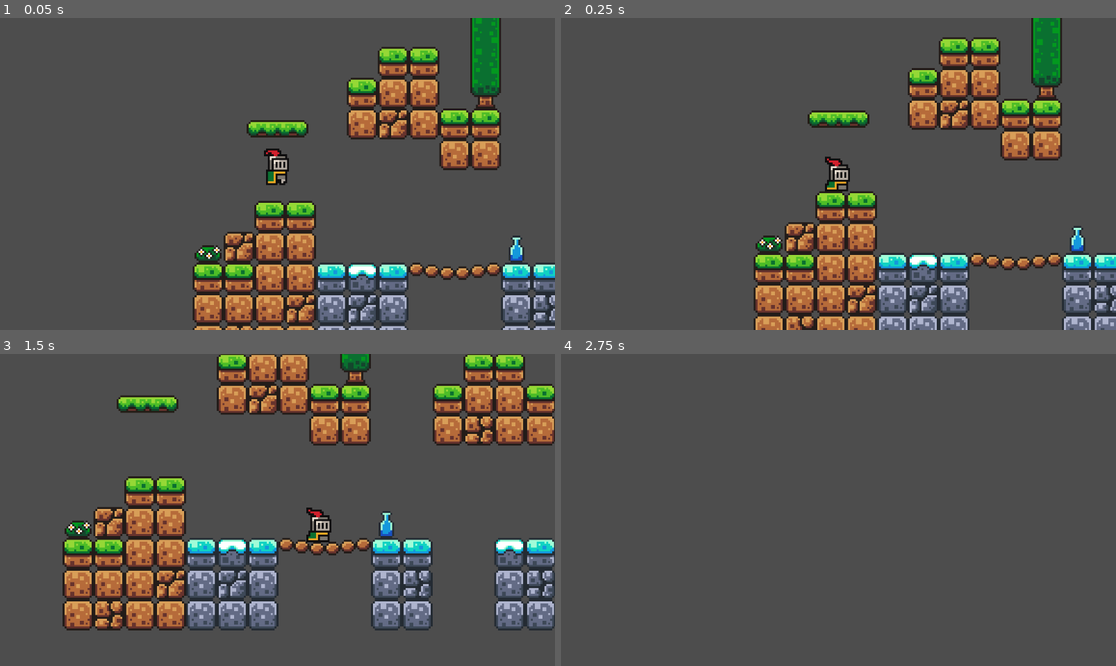
Above: before the commit, frames 1-4 (two rows, left to right).
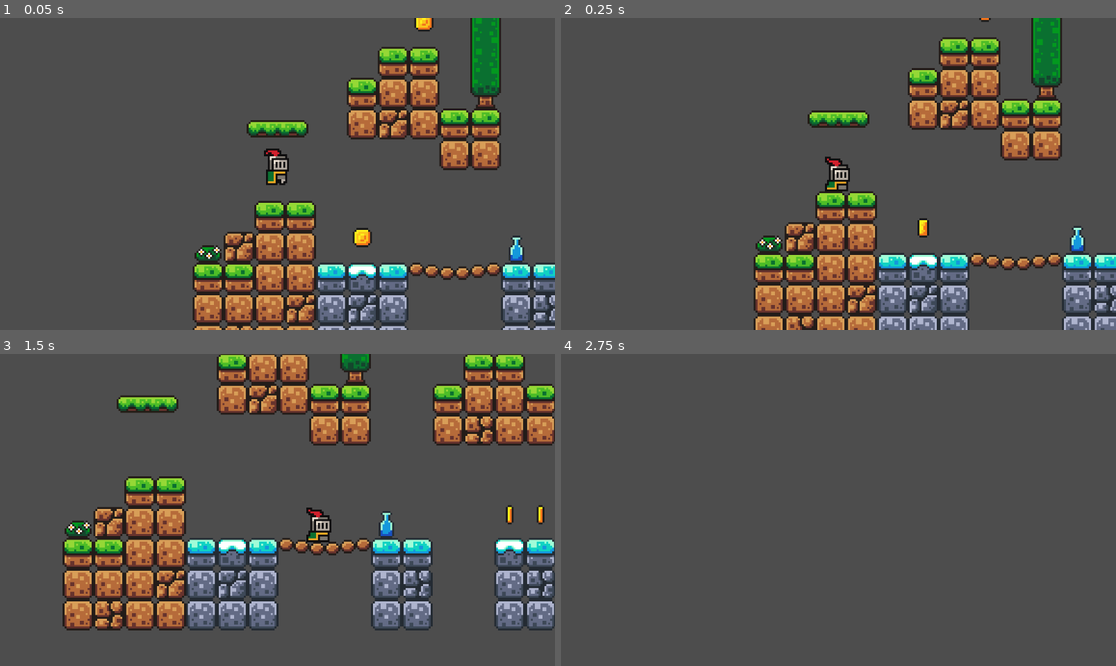
Above: after the commit, the same moments.

Repository: mightynumber2/godot-first-game
Game: Godot game, scene res://scenes/game.tscn
The game is run twice, just before and just after one commit, with the same random seed, the same clock (stepped at 60 frames per second) and the same inputs.
Inputs:
- Up to frame 1 (0.05 s): no input
- Up to frame 2 (0.25 s): no input
- Up to frame 3 (1.5 s): tap Enter (ui_accept) at 0.5, 0.77 s; hold Right (ui_right) from 0.53 s (still down)
- Up to frame 4 (2.75 s): tap Enter (ui_accept) at 1.52 s; release Right (ui_right) at 2.03 s; hold Left (ui_left) from 2.03 s (still down)

The runs differ from the first frame. In frame 1, 0.3% of the frame differs, in the area x 63-79%, y 0-74%; in frame 2, 0.1%; in frame 3, 0.2%; in frame 4, nothing differs.

Commit message:
Add coin pickups
- Created and added coin scene to the game scene w/ pickup script
- Adjusted player (layer) & coin (mask) collision for pickup

Diff:
--- /dev/null
+++ b/scenes/coin.tscn
@@ -0,0 +1,112 @@
+[gd_scene load_steps=17 format=3 uid="uid://dio7i277sqtbd"]
+
+[ext_resource type="Texture2D" uid="uid://btl3by6cxylor" path="res://assets/sprites/coin.png" id="1_sp8li"]
+[ext_resource type="Script" path="res://scripts/coin.gd" id="1_ys73e"]
+
+[sub_resource type="AtlasTexture" id="AtlasTexture_i33bj"]
+atlas = ExtResource("1_sp8li")
+region = Rect2(0, 0, 16, 16)
+
+[sub_resource type="AtlasTexture" id="AtlasTexture_2rx6a"]
+atlas = ExtResource("1_sp8li")
+region = Rect2(16, 0, 16, 16)
+
+[sub_resource type="AtlasTexture" id="AtlasTexture_2nmsx"]
+atlas = ExtResource("1_sp8li")
+region = Rect2(32, 0, 16, 16)
+
+[sub_resource type="AtlasTexture" id="AtlasTexture_7vhgu"]
+atlas = ExtResource("1_sp8li")
+region = Rect2(48, 0, 16, 16)
+
+[sub_resource type="AtlasTexture" id="AtlasTexture_3hsyn"]
+atlas = ExtResource("1_sp8li")
+region = Rect2(64, 0, 16, 16)
+
+[sub_resource type="AtlasTexture" id="AtlasTexture_vx7yy"]
+atlas = ExtResource("1_sp8li")
+region = Rect2(80, 0, 16, 16)
+
+[sub_resource type="AtlasTexture" id="AtlasTexture_tlpso"]
+atlas = ExtResource("1_sp8li")
+region = Rect2(96, 0, 16, 16)
+
+[sub_resource type="AtlasTexture" id="AtlasTexture_k6old"]
+atlas = ExtResource("1_sp8li")
+region = Rect2(112, 0, 16, 16)
+
+[sub_resource type="AtlasTexture" id="AtlasTexture_sg0we"]
+atlas = ExtResource("1_sp8li")
+region = Rect2(128, 0, 16, 16)
+
+[sub_resource type="AtlasTexture" id="AtlasTexture_sef7d"]
+atlas = ExtResource("1_sp8li")
+region = Rect2(144, 0, 16, 16)
+
+[sub_resource type="AtlasTexture" id="AtlasTexture_iopqg"]
+atlas = ExtResource("1_sp8li")
+region = Rect2(160, 0, 16, 16)
+
+[sub_resource type="AtlasTexture" id="AtlasTexture_k0e1a"]
+atlas = ExtResource("1_sp8li")
+region = Rect2(176, 0, 16, 16)
+
+[sub_resource type="SpriteFrames" id="SpriteFrames_v42o0"]
+animations = [{
+"frames": [{
+"duration": 1.0,
+"texture": SubResource("AtlasTexture_i33bj")
+}, {
+"duration": 1.0,
+"texture": SubResource("AtlasTexture_2rx6a")
+}, {
+"duration": 1.0,
+"texture": SubResource("AtlasTexture_2nmsx")
+}, {
+"duration": 1.0,
+"texture": SubResource("AtlasTexture_7vhgu")
+}, {
+"duration": 1.0,
+"texture": SubResource("AtlasTexture_3hsyn")
+}, {
+"duration": 1.0,
+"texture": SubResource("AtlasTexture_vx7yy")
+}, {
+"duration": 1.0,
+"texture": SubResource("AtlasTexture_tlpso")
+}, {
+"duration": 1.0,
+"texture": SubResource("AtlasTexture_k6old")
+}, {
+"duration": 1.0,
+"texture": SubResource("AtlasTexture_sg0we")
+}, {
+"duration": 1.0,
+"texture": SubResource("AtlasTexture_sef7d")
+}, {
+"duration": 1.0,
+"texture": SubResource("AtlasTexture_iopqg")
+}, {
+"duration": 1.0,
+"texture": SubResource("AtlasTexture_k0e1a")
+}],
+"loop": true,
+"name": &"default",
+"speed": 10.0
+}]
+
+[sub_resource type="CircleShape2D" id="CircleShape2D_3ktl0"]
+radius = 4.0
+
+[node name="Coin" type="Area2D"]
+collision_mask = 2
+script = ExtResource("1_ys73e")
+
+[node name="AnimatedSprite2D" type="AnimatedSprite2D" parent="."]
+sprite_frames = SubResource("SpriteFrames_v42o0")
+autoplay = "default"
+
+[node name="CollisionShape2D" type="CollisionShape2D" parent="."]
+shape = SubResource("CircleShape2D_3ktl0")
+
+[connection signal="body_entered" from="." to="." method="_on_body_entered"]
--- a/scenes/game.tscn
+++ b/scenes/game.tscn
@@ -1,8 +1,9 @@
-[gd_scene load_steps=9 format=3 uid="uid://c4gktqdg4lmq5"]
+[gd_scene load_steps=10 format=3 uid="uid://c4gktqdg4lmq5"]
 
 [ext_resource type="PackedScene" uid="uid://b6ow5s5cwn1hl" path="res://scenes/player.tscn" id="1_v11yl"]
 [ext_resource type="Texture2D" uid="uid://c0oc0igulcgal" path="res://assets/sprites/world_tileset.png" id="2_thdnt"]
 [ext_resource type="PackedScene" uid="uid://dhuaa4kykxtq6" path="res://scenes/platform.tscn" id="3_8nghi"]
+[ext_resource type="PackedScene" uid="uid://dio7i277sqtbd" path="res://scenes/coin.tscn" id="4_pcc83"]
 
 [sub_resource type="TileSetAtlasSource" id="TileSetAtlasSource_5d2ug"]
 texture = ExtResource("2_thdnt")
@@ -235,3 +236,18 @@
 "": SubResource("AnimationLibrary_rihkv")
 }
 autoplay = "RESET"
+
+[node name="Coin" parent="." instance=ExtResource("4_pcc83")]
+position = Vector2(77, 68)
+
+[node name="Coin2" parent="." instance=ExtResource("4_pcc83")]
+position = Vector2(109, -44)
+
+[node name="Coin3" parent="." instance=ExtResource("4_pcc83")]
+position = Vector2(221, 69)
+
+[node name="Coin4" parent="." instance=ExtResource("4_pcc83")]
+position = Vector2(237, 69)
+
+[node name="Coin5" parent="." instance=ExtResource("4_pcc83")]
+position = Vector2(509, 34)
--- a/scenes/player.tscn
+++ b/scenes/player.tscn
@@ -43,6 +43,7 @@
 radius = 5.0
 
 [node name="Player" type="CharacterBody2D"]
+collision_layer = 2
 script = ExtResource("1_cbu6i")
 
 [node name="AnimatedSprite2D" type="AnimatedSprite2D" parent="."]
--- /dev/null
+++ b/scripts/coin.gd
@@ -0,0 +1,6 @@
+extends Area2D
+
+
+func _on_body_entered(body: Node2D) -> void:
+	print("+1 coin")
+	queue_free()
